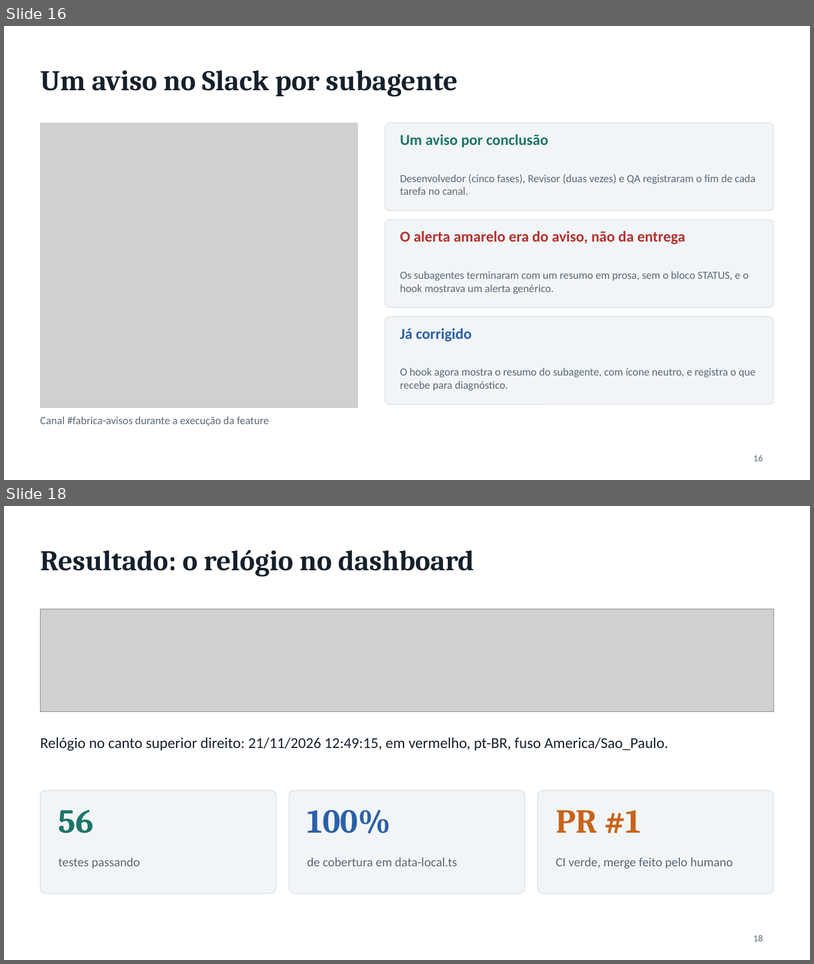
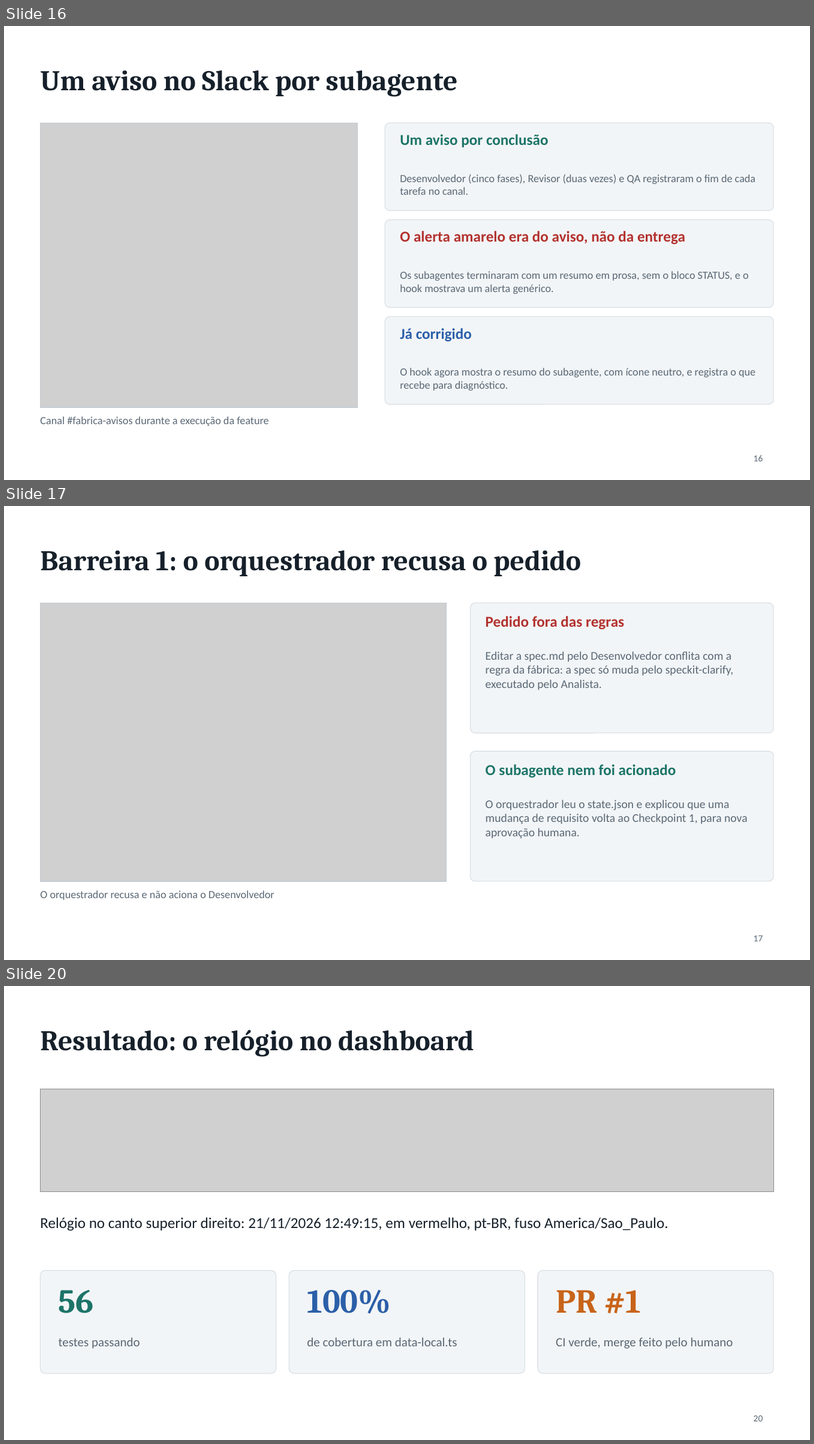
Before and after one commit to liviagomes30/fabrica-petcontrol, a slide deck: docs/fabrica/apresentacao-fabrica-claude-code.pptx. Shown one above the other, each under a label of ours: slides 16 and 18 before the commit, slides 16, 17 and 20 after it; the slides between them are not shown. The pictures are 814x964 and 814x1444 pixels, drawn with LibreOffice and Linux fonts; fonts in the diff are those of the drawing; grey boxes stand for pictures. Boxes give left, top, right and bottom in pixels: in the first picture for what was removed or moved away, otherwise in the second. Text is boxed around its words. In the diff, an @@ line names an element or a change of style, - is before the commit and + after.

```diff
--- a/docs/fabrica/apresentacao-fabrica-claude-code.pptx
+++ b/docs/fabrica/apresentacao-fabrica-claude-code.pptx
@@ slide 17 added at box(4, 506, 810, 960), background #FFFFFF @@
@@ title added at box(40, 550, 581, 576), 34 pt, text #16202A, bold @@
+Barreira 1: o orquestrador recusa o pedido
@@ picture added at box(40, 603, 446, 881) @@
@@ rectangle added at box(40, 603, 446, 881), outline #C3CCD4 1 pt @@
@@ rounded rectangle added at box(470, 603, 774, 733), fill #F2F5F7, outline #D5DCE2 0.75 pt @@
@@ text added at box(486, 616, 624, 630), 18 pt, text #B3322E, bold @@
+Pedido fora das regras
@@ text added at box(486, 651, 734, 690), 14 pt, text #5A6875 @@
+Editar a spec.md pelo Desenvolvedor conflita com a regra da fábrica: a spec só muda pelo speckit-clarify, executado pelo Analista.
@@ rounded rectangle added at box(470, 751, 774, 881), fill #F2F5F7, outline #D5DCE2 0.75 pt @@
@@ text added at box(486, 764, 677, 778), 18 pt, text #1C7468, bold @@
+O subagente nem foi acionado
@@ text added at box(486, 799, 748, 838), 14 pt, text #5A6875 @@
+O orquestrador leu o state.json e explicou que uma mudança de requisito volta ao Checkpoint 1, para nova aprovação humana.
@@ text added at box(40, 890, 275, 900), 13 pt, text #5A6875 @@
+O orquestrador recusa e não aciona o Desenvolvedor
@@ page number added at box(754, 935, 764, 941), 11 pt, text #5A6875 @@
+17
@@ what was slide 18 is now slide 20 @@
@@ page number at box(754, 1415, 764, 1421): text changed @@
-18
+20
```
Also in this commit, not shown: 2 other slides added, 1 slide removed, 3 other files.
